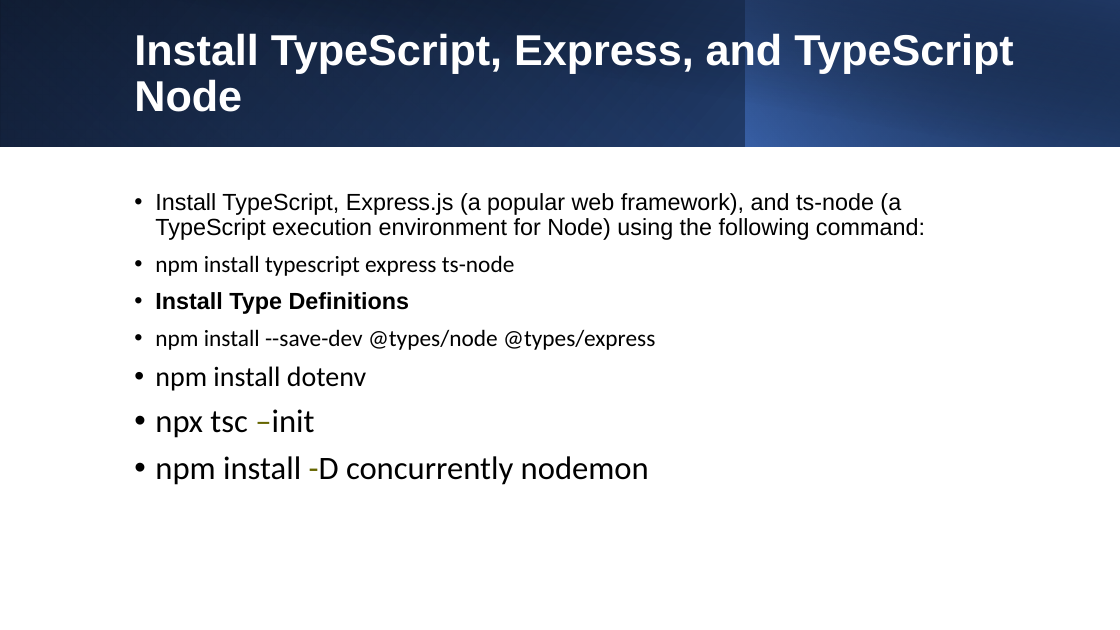
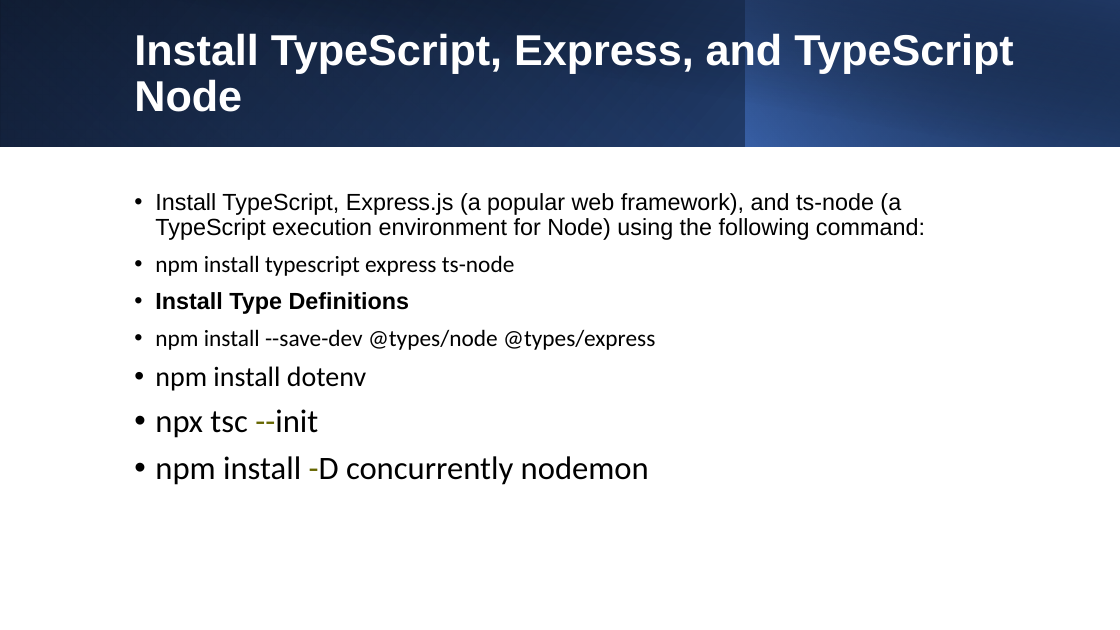
Before and after one commit to 1shaked/full-stack, a slide deck: slide 9 of 26ass/Node intro.pptx. Drawn at 1120x630 pixels with LibreOffice and Linux fonts; fonts in the diff are those of the drawing. Boxes give left, top, right and bottom in pixels: in the first picture for what was removed or moved away, otherwise in the second. Text is boxed around its words. In the diff, an @@ line names an element or a change of style, - is before the commit and + after.

```diff
--- a/26ass/Node intro.pptx
+++ b/26ass/Node intro.pptx
@@ text at bbox=[155, 409, 318, 438]: text changed @@
-• npx tsc –init
+• npx tsc --init
```
Also in this commit, not shown: 6 slides added, 1 slide removed, 31 other files.
